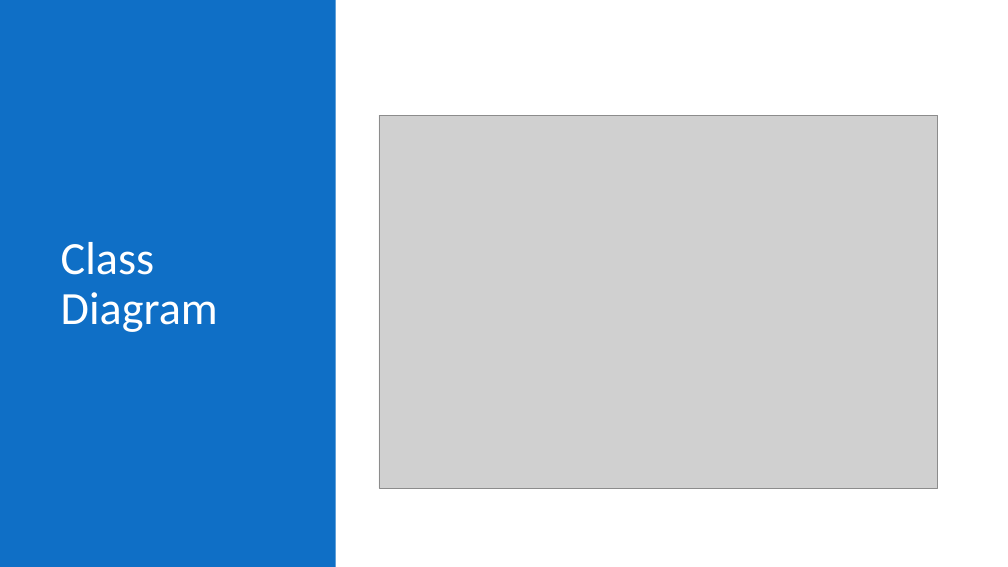
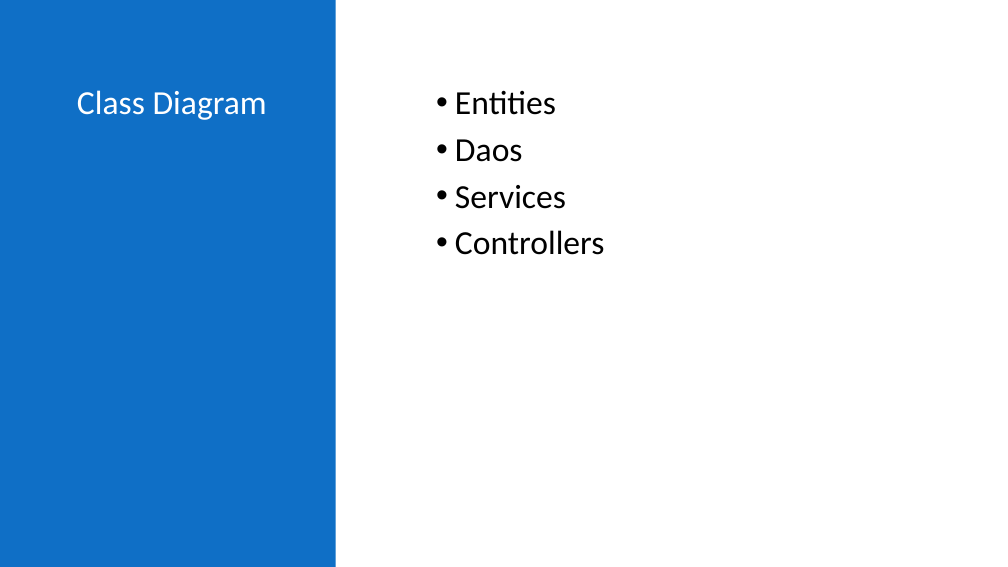
Before and after one commit to NehaDawda/Final_Project, a slide deck: slide 7 of Diagrams/JP-Project-Group3_Loan_Management_System_PPT_Final_Updated.pptx (slide 6 before the commit). Drawn at 1008x567 pixels with LibreOffice and Linux fonts; fonts in the diff are those of the drawing; grey boxes stand for pictures. Boxes give left, top, right and bottom in pixels: in the first picture for what was removed or moved away, otherwise in the second. Text is boxed around its words. In the diff, an @@ line names an element or a change of style, - is before the commit and + after.

```diff
--- a/Diagrams/JP-Project-Group3_Loan_Management_System_PPT_Final_Updated.pptx
+++ b/Diagrams/JP-Project-Group3_Loan_Management_System_PPT_Final_Updated.pptx
@@ title "Class Diagram": place and size @@
-title "Class Diagram" at <box>61,242,218,332</box>
+title "Class Diagram" at <box>77,90,267,120</box>
@@ title "Class Diagram" at <box>77,90,267,120</box>: size 44 to 32 pt @@
@@ picture removed at <box>379,115,938,488</box> @@
@@ text added at <box>455,90,604,255</box>, 32 pt, text #000000 @@
+• Entities
+• Daos
+• Services
+• Controllers
```
Also in this commit, not shown: 7 other slides changed, 2 slides added, 2 slides removed.
